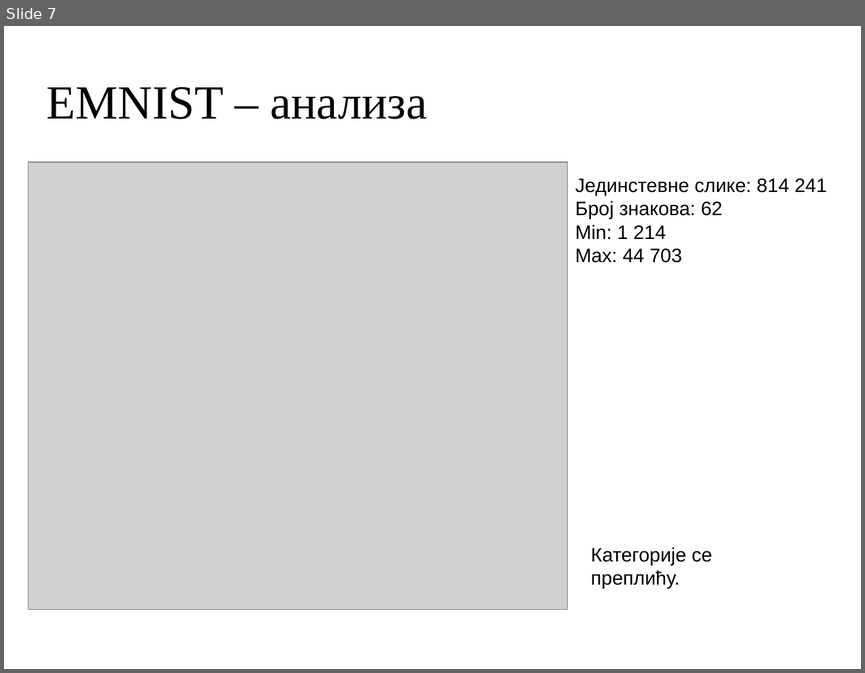
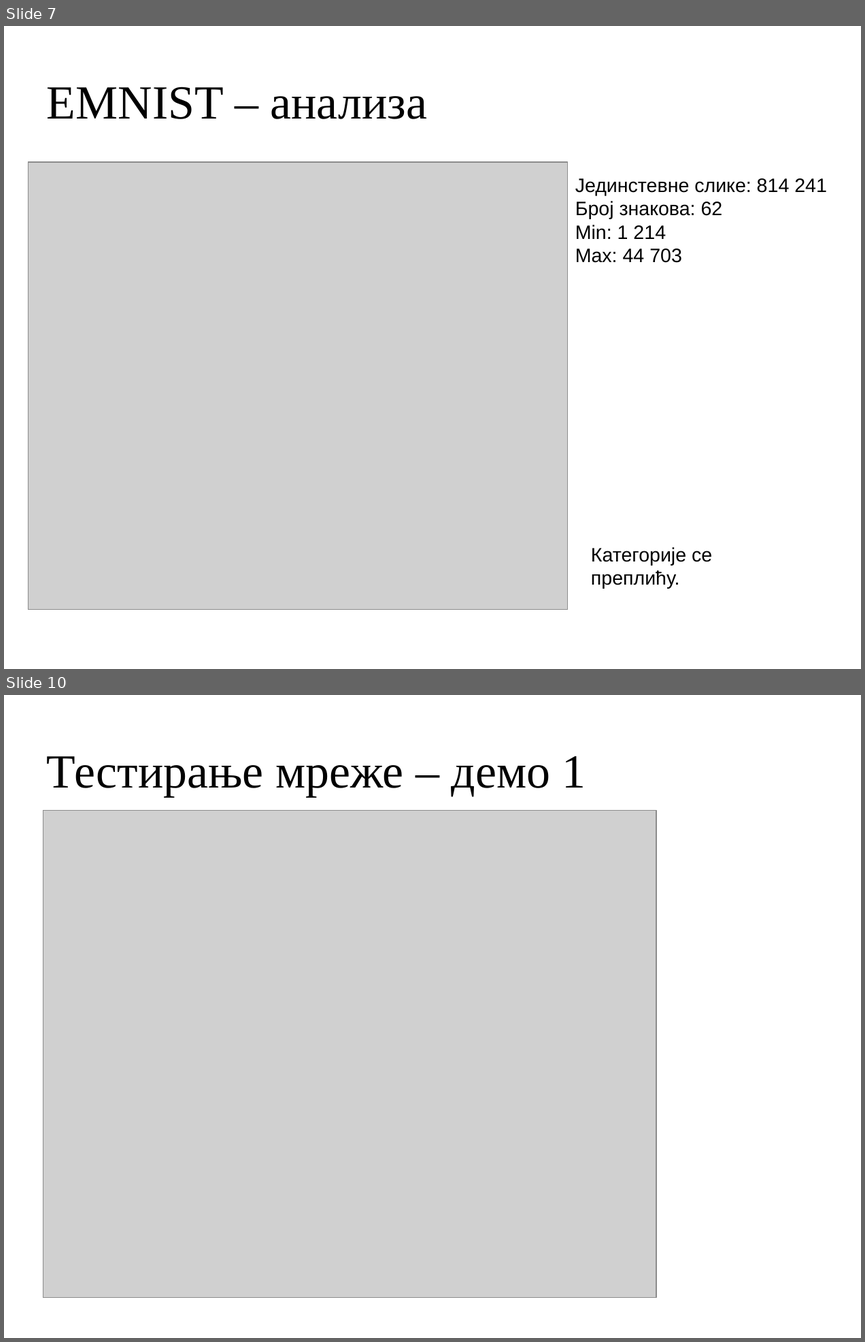
Before and after one commit to MihailoVukorep/mitnop_proj, a slide deck: docs/presentation.odp. Shown one above the other, each under a label of ours: slide 7 before the commit, slides 7 and 10 after it; the slides between them are not shown. The pictures are 865x673 and 865x1342 pixels, drawn with LibreOffice and Linux fonts; fonts in the diff are those of the drawing; grey boxes stand for pictures; background and template pictures are left out. Boxes give left, top, right and bottom in pixels: in the first picture for what was removed or moved away, otherwise in the second. Text is boxed around its words. In the diff, an @@ line names an element or a change of style, - is before the commit and + after.

```diff
--- a/docs/presentation.odp
+++ b/docs/presentation.odp
@@ slide 10 added at <box>4,695,861,1338</box>, background picture (left out) @@
@@ title added at <box>47,756,586,797</box>, 44 pt, text #000000 @@
+Тестирање мреже – демо 1
@@ picture added at <box>43,810,656,1297</box> @@
```
Also in this commit, not shown: 3 slides changed, 9 other slides added, 7 slides removed, 3 other files.
